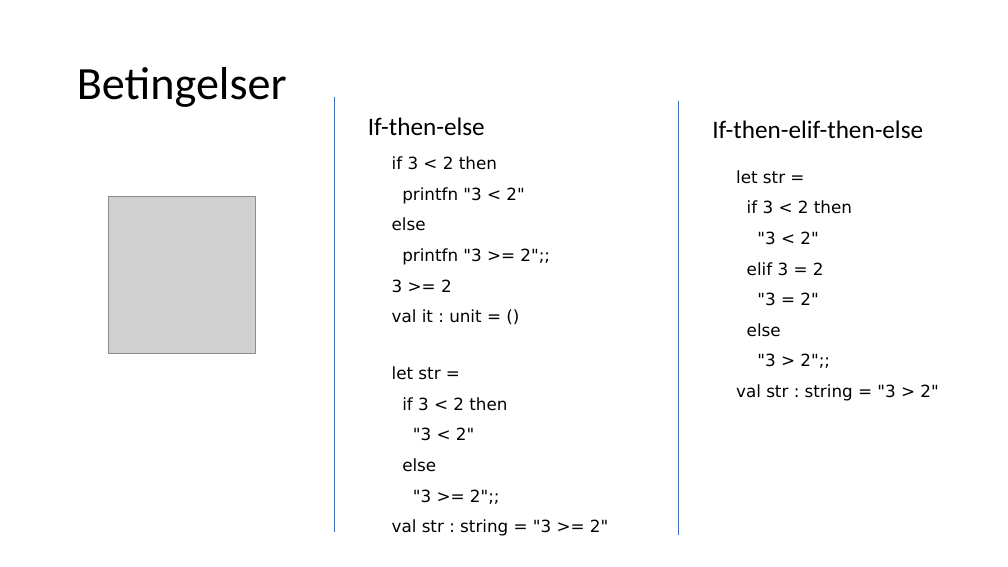
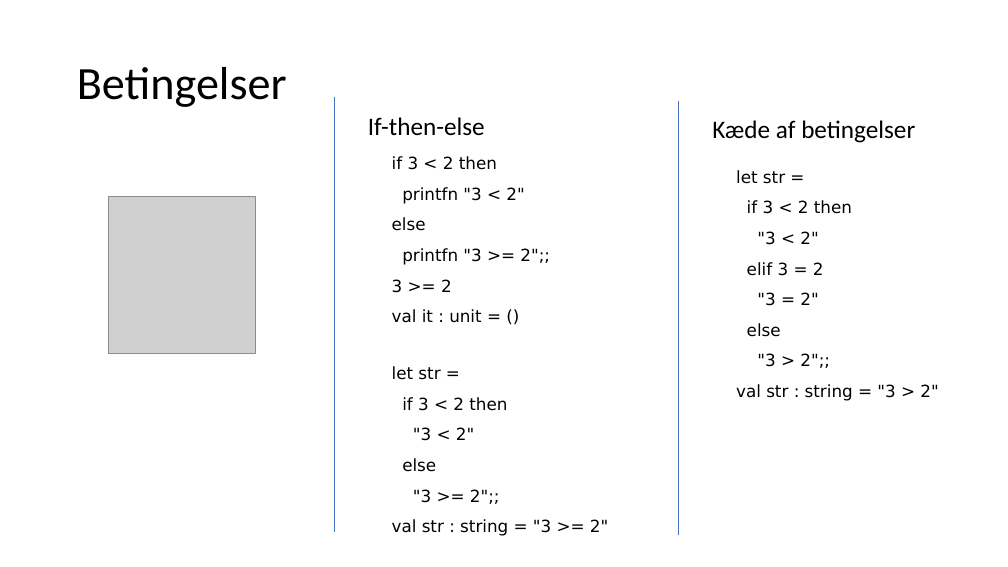
Before and after one commit to fisterloegsovs/pop22, a slide deck: slide 5 of lectures/3.3ConditionalsTuplesNFunctions/lecture.pptx. Drawn at 1008x567 pixels with LibreOffice and Linux fonts; fonts in the diff are those of the drawing; grey boxes stand for pictures. Boxes give left, top, right and bottom in pixels: in the first picture for what was removed or moved away, otherwise in the second. Text is boxed around its words. In the diff, an @@ line names an element or a change of style, - is before the commit and + after.

```diff
--- a/lectures/3.3ConditionalsTuplesNFunctions/lecture.pptx
+++ b/lectures/3.3ConditionalsTuplesNFunctions/lecture.pptx
@@ text at [712, 120, 915, 143]: text changed @@
-If-then-elif-then-else
+Kæde af betingelser
```
Also in this commit, not shown: 1 slide added, 1 other file.
